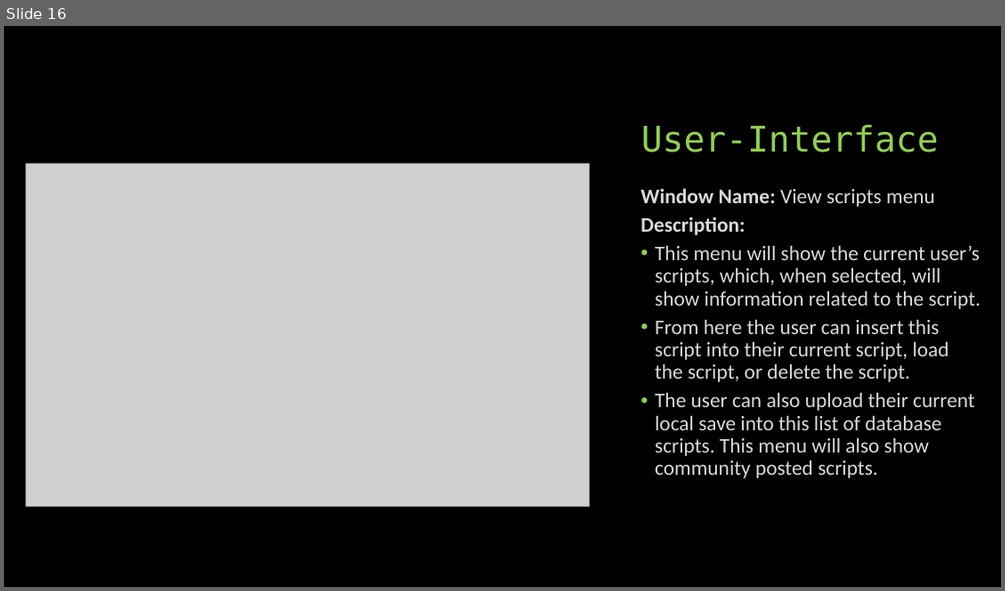
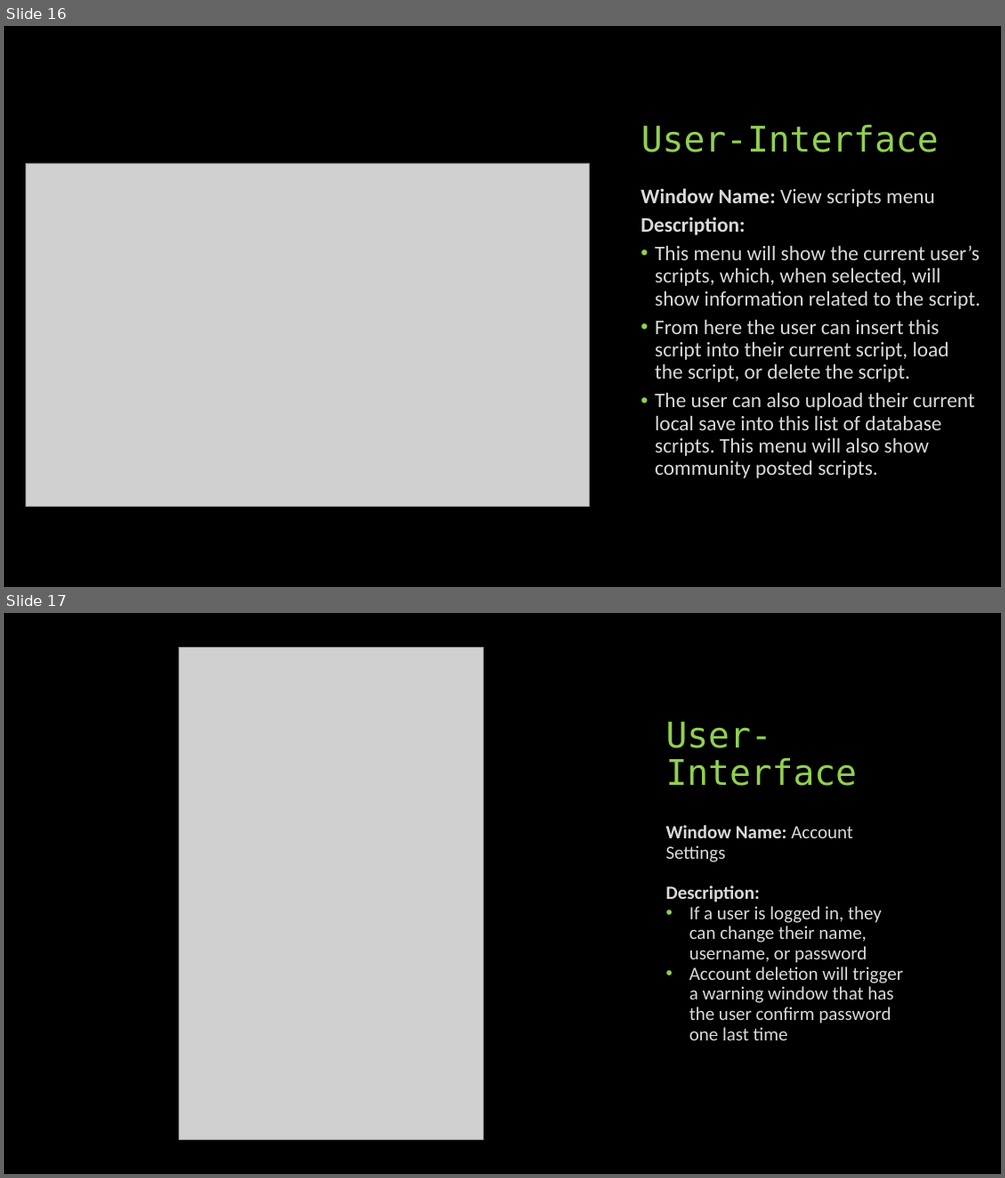
Before and after one commit to CS341-Group-2/sprint-1-presentation, a slide deck: Group 2 Introductory Presentation.pptx. Shown one above the other, each under a label of ours: slide 16 before the commit, slides 16 and 17 after it. The pictures are 1005x591 and 1005x1178 pixels, drawn with LibreOffice and Linux fonts; fonts in the diff are those of the drawing; grey boxes stand for pictures. Boxes give left, top, right and bottom in pixels: in the first picture for what was removed or moved away, otherwise in the second. Text is boxed around its words. In the diff, an @@ line names an element or a change of style, - is before the commit and + after.

Commit message:
Update Group 2 Introductory Presentation.pptx
Added second half of the user interface slides.

```diff
--- a/Group 2 Introductory Presentation.pptx
+++ b/Group 2 Introductory Presentation.pptx
@@ slide 17 added at (x1=4, y1=613, x2=1001, y2=1174), background #000000 @@
@@ picture added at (x1=178, y1=648, x2=484, y2=1140) @@
@@ title added at (x1=666, y1=722, x2=858, y2=786), 34 pt, text #92D050 @@
+User-
+Interface
@@ text added at (x1=666, y1=825, x2=903, y2=1040), 18 pt, text #D9D9D9 @@
+Window Name: Account Settings
+Description:
+• If a user is logged in, they can change their name, username, or password
+• Account deletion will trigger a warning window that has the user confirm password one last time
```
Also in this commit, not shown: 4 other slides added, 2 slides removed.
